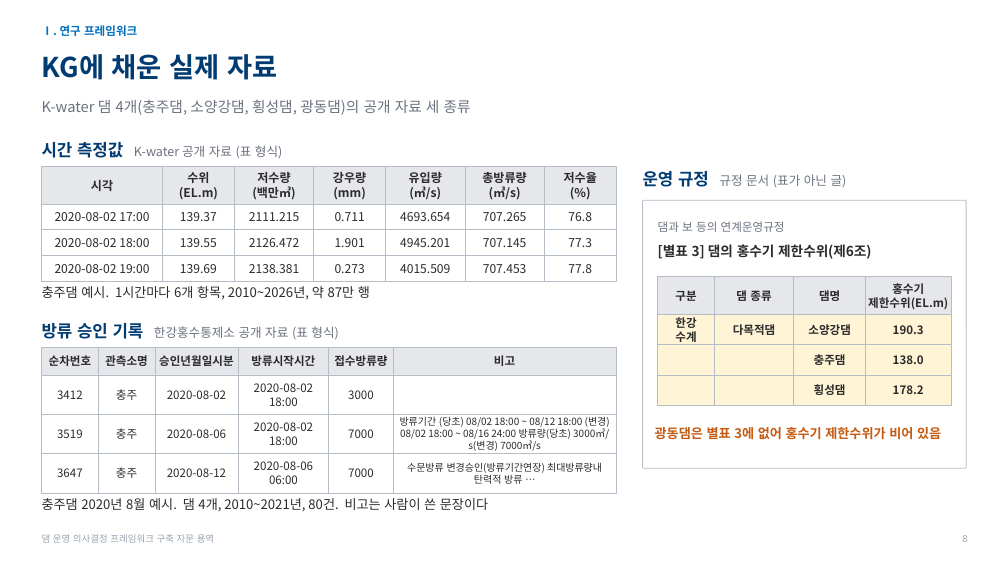
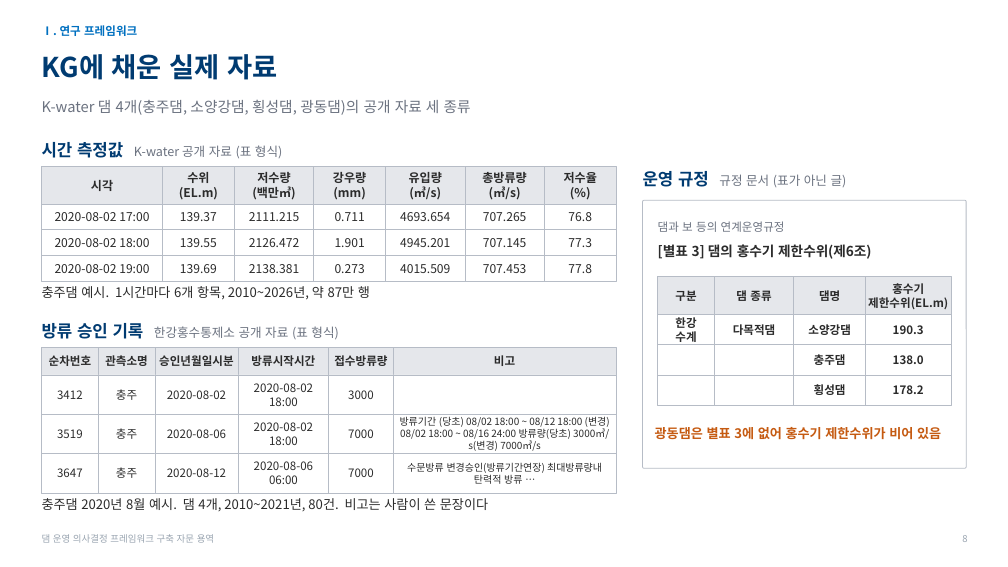
Before and after one commit to mkm1119/KGRAG-LLM, a slide deck: slide 8 of project_khnp/2026.11.26_한강수력본부_발표자료_초안.pptx. Drawn at 1008x567 pixels with LibreOffice and Linux fonts; fonts in the diff are those of the drawing; background and template pictures are left out. Boxes give left, top, right and bottom in pixels: in the first picture for what was removed or moved away, otherwise in the second. Text is boxed around its words. In the diff, an @@ line names an element or a change of style, - is before the commit and + after.

```diff
--- a/project_khnp/2026.11.26_한강수력본부_발표자료_초안.pptx
+++ b/project_khnp/2026.11.26_한강수력본부_발표자료_초안.pptx
@@ fill #FFF4D6 to #FFFFFF in 12 elements at box(658, 315, 715, 345), box(658, 345, 715, 375), box(658, 375, 715, 405), box(715, 315, 794, 345), box(715, 345, 794, 375), box(715, 375, 794, 405), box(794, 315, 866, 345), box(794, 345, 866, 375), box(794, 375, 866, 405), box(866, 315, 951, 345), box(866, 345, 951, 375), box(866, 375, 951, 405) @@
```
